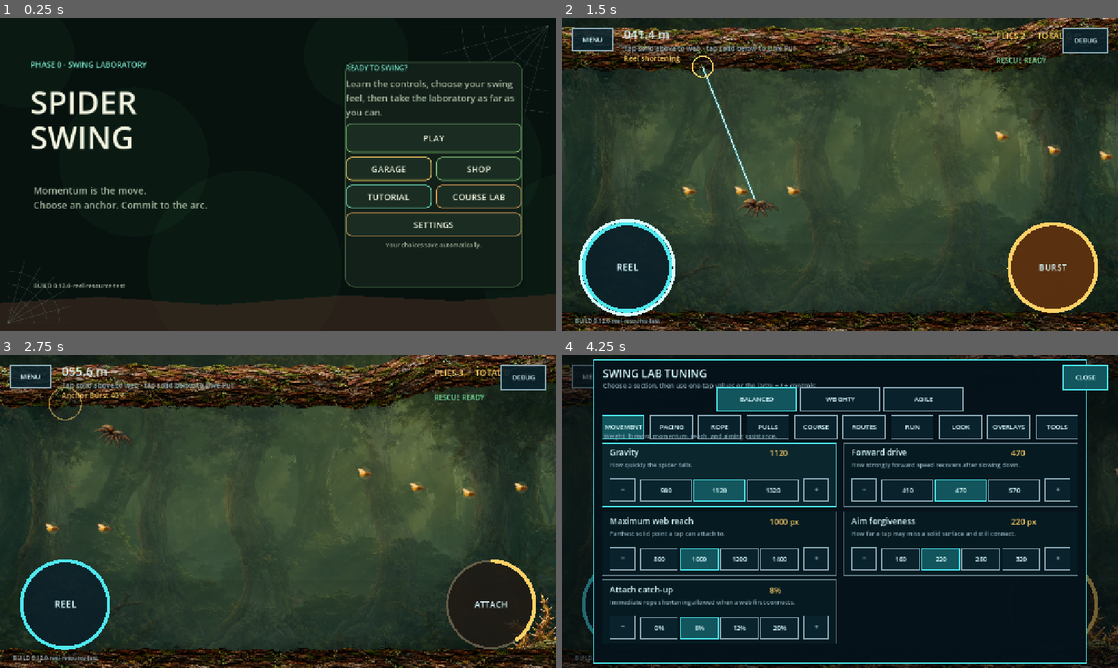
Above: before the commit, frames 1-4 (two rows, left to right).
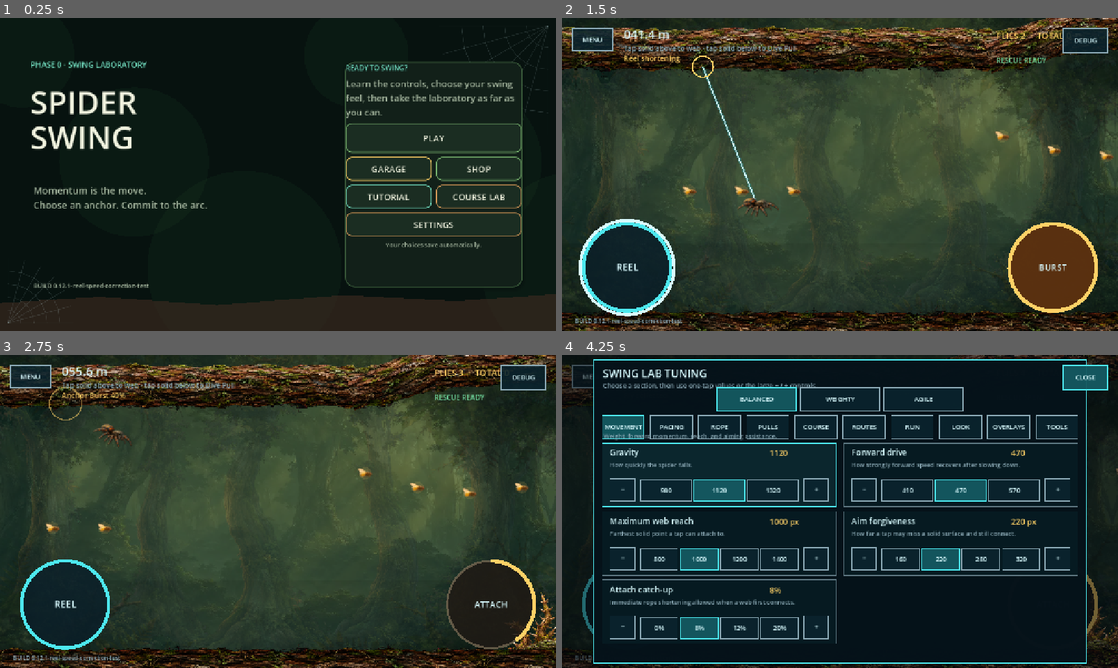
Above: after the commit, the same moments.

Repository: menno420/spider-swing
Game: Godot game, scene res://game/bootstrap/main.tscn
The game is run twice, just before and just after one commit, with the same random seed, the same clock (stepped at 60 frames per second) and the same inputs.
Inputs (mouse positions are in pixels of both pictures, inside the frame that each line leads up to):
- Up to frame 1 (0.25 s): no input
- Up to frame 2 (1.5 s): click "PLAY" at 0.5 s; click (628, 268) at 1.25 s
- Up to frame 3 (2.75 s): click (489, 605) at 2 s
- Up to frame 4 (4.25 s): click (1084, 376) at 2.75 s; click (840, 511) at 3.5 s

The runs differ from the first frame. In frame 1, 0.1% of the frame differs, in the area x 12-27%, y 84-87%; in frame 2, 0.4%; in frame 3, 2.7%, in the area x 0-100%, y 0-100%; in frame 4, 0.3%.

Commit message:
Correct Reel speed from device playtest

Diff:
--- a/game/domain/swing_config.gd
+++ b/game/domain/swing_config.gd
@@ -10,7 +10,7 @@
 const PRESET_BALANCED := &"balanced_candidate"
 const PRESET_WEIGHTY := &"weighty_candidate"
 const PRESET_AGILE := &"agile_candidate"
-const BASE_REEL_RETRACTION_RATE := 260.0
+const BASE_REEL_RETRACTION_RATE := 320.0
 const BASE_REEL_ENERGY_CAPACITY := 60.0
 const BASE_REEL_DRAIN_RATE := 30.0
 const BASE_REEL_REGENERATION_RATE := 18.0
@@ -150,7 +150,7 @@
 			air_drag = 0.04
 			rope_elasticity_allowance = 7.0
 			rope_damping = 0.025
-			reel_retraction_rate = 275.0
+			reel_retraction_rate = 335.0
 			reel_drain_rate = 32.0
 		PRESET_AGILE:
 			gravity = 980.0
@@ -161,7 +161,7 @@
 			air_drag = 0.07
 			rope_elasticity_allowance = 13.0
 			rope_damping = 0.05
-			reel_retraction_rate = 290.0
+			reel_retraction_rate = 350.0
 			reel_drain_rate = 35.0
 		_:
 			preset_name = PRESET_BALANCED
--- a/game/domain/tuning_catalog.gd
+++ b/game/domain/tuning_catalog.gd
@@ -156,7 +156,7 @@
 		"minimum": 80.0,
 		"maximum": 720.0,
 		"step": 20.0,
-		"quick": [220.0, 260.0, 340.0, 400.0],
+		"quick": [260.0, 320.0, 400.0, 440.0],
 	},
 	{
 		"id": &"reel_capacity_seconds",
--- a/project.godot
+++ b/project.godot
@@ -9,7 +9,7 @@
 
 config/name="Spider Swing"
 config/description="Android-first 2D physics swing game. \"Spider Swing\" is an internal codename, not an approved release name — see docs/product/name-status.md."
-config/version="0.12.0-reel-resource-test"
+config/version="0.12.1-reel-speed-correction-test"
 run/main_scene="res://game/bootstrap/main.tscn"
 config/features=PackedStringArray("4.7", "GL Compatibility")
 
--- a/tests/test_runner.gd
+++ b/tests/test_runner.gd
@@ -4,9 +4,9 @@
 const MAIN_SCENE_PATH := "res://game/bootstrap/main.tscn"
 const EXPORT_PRESETS_PATH := "res://export_presets.cfg"
 const ANDROID_WORKFLOW_PATH := "res://.github/workflows/android-debug.yml"
-const BUILD_VERSION := "0.12.0-reel-resource-test"
-const ANDROID_VERSION_CODE := 27
-const ANDROID_APP_NAME := "Spider Swing Reel Resource (dev)"
+const BUILD_VERSION := "0.12.1-reel-speed-correction-test"
+const ANDROID_VERSION_CODE := 28
+const ANDROID_APP_NAME := "Spider Swing Reel Speed Correction (dev)"
 const EXPECTED_CHECK_COUNT := 91
 const REQUIRED_INPUT_ACTIONS := [
 	"web_action", "reel_in", "burst_action", "pause", "restart_run",
--- a/tests/unit/phase0_physics_tests.gd
+++ b/tests/unit/phase0_physics_tests.gd
@@ -72,7 +72,7 @@
 	var balanced := SwingConfig.from_preset(SwingConfig.PRESET_BALANCED)
 	if not is_equal_approx(balanced.gravity, 1120.0) or \
 			not is_equal_approx(balanced.dive_distance_fraction, 0.40) or \
-			not is_equal_approx(balanced.reel_retraction_rate, 260.0) or \
+			not is_equal_approx(balanced.reel_retraction_rate, 320.0) or \
 			not is_equal_approx(balanced.reel_energy_capacity, 60.0) or \
 			not is_equal_approx(balanced.burst_distance_fraction, 0.40) or \
 			not is_equal_approx(balanced.burst_minimum_distance, 80.0) or \
@@ -93,9 +93,17 @@
 	var base_seconds := base.reel_energy_capacity / base.reel_drain_rate
 	var base_shortening_budget := base_seconds * base.reel_retraction_rate
 	if not is_equal_approx(base_seconds, 2.0) or \
-			not is_equal_approx(base_shortening_budget, 520.0):
+			not is_equal_approx(base_shortening_budget, 640.0):
 		failures.append(
-			"level-zero Reel is not the bounded 2.0 s / 520 px baseline")
+			"level-zero Reel is not the corrected 2.0 s / 640 px baseline")
+		return 0
+
+	var weighty := SwingConfig.from_preset(SwingConfig.PRESET_WEIGHTY)
+	var agile := SwingConfig.from_preset(SwingConfig.PRESET_AGILE)
+	if not is_equal_approx(weighty.reel_retraction_rate, 335.0) or \
+			not is_equal_approx(agile.reel_retraction_rate, 350.0):
+		failures.append(
+			"named Reel presets lost their response ordering after correction")
 		return 0
 
 	var progress := PlayerProgress.defaults()
@@ -113,12 +121,13 @@
 		resolved.reel_energy_capacity / resolved.reel_drain_rate)
 	var max_shortening_budget := (
 		max_seconds * resolved.reel_retraction_rate)
-	if not is_equal_approx(resolved.reel_retraction_rate, 338.0) or \
+	if not is_equal_approx(resolved.reel_retraction_rate, 416.0) or \
 			not is_equal_approx(max_seconds, 2.48) or \
-			absf(max_shortening_budget - 838.24) > 0.01 or \
-			resolved.reel_retraction_rate >= 400.0:
+			absf(max_shortening_budget - 1031.68) > 0.01 or \
+			resolved.reel_retraction_rate < 400.0 or \
+			resolved.reel_retraction_rate > 450.0:
 		failures.append(
-			"maxed Reel does not provide the intended bounded upgrade headroom")
+			"maxed Garden Reel is outside the owner-tested 400–450 px/s band")
 		return 0
 
 	var reused := SpiderCatalog.resolved_config(
Not shown, changed: export_presets.cfg
Not shown, changed: .github/workflows/android-debug.yml
Not shown, changed: .substrate/guard-fires.jsonl
Not shown, changed: README.md
Not shown, changed: docs/current-state.md
Not shown, changed: docs/decisions.md
Not shown, changed: docs/product/deep-progression-direction.md
Not shown, changed: docs/technical/phase-0-swing-laboratory.md
Not shown, changed: tests/README.md
